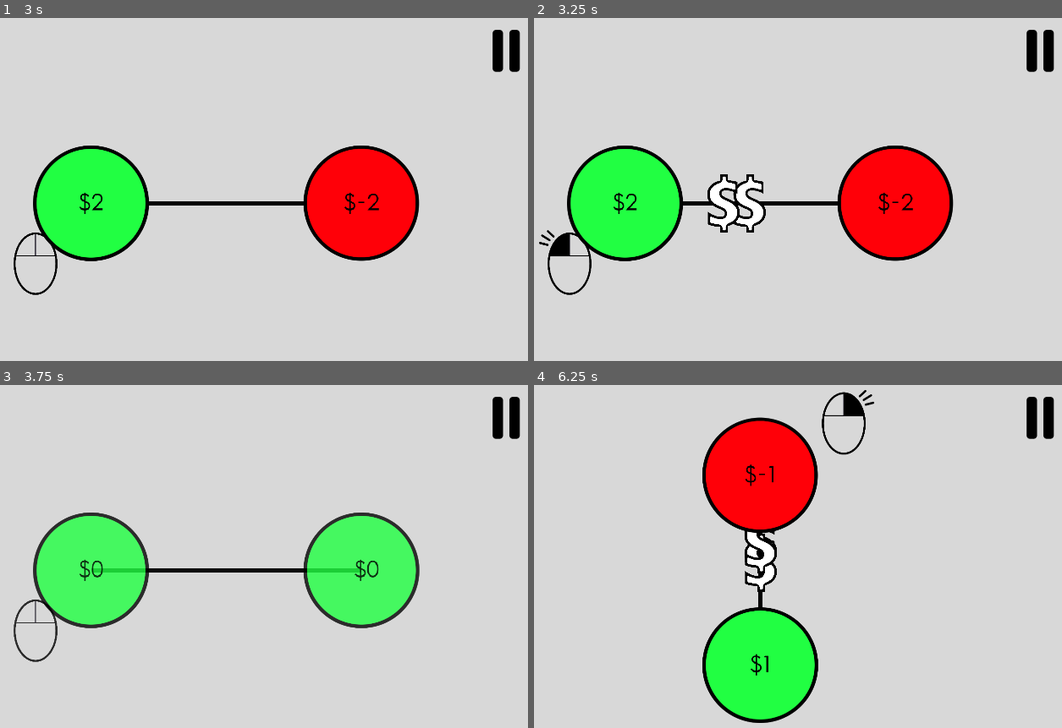
Above: before the commit, frames 1-4 (two rows, left to right).
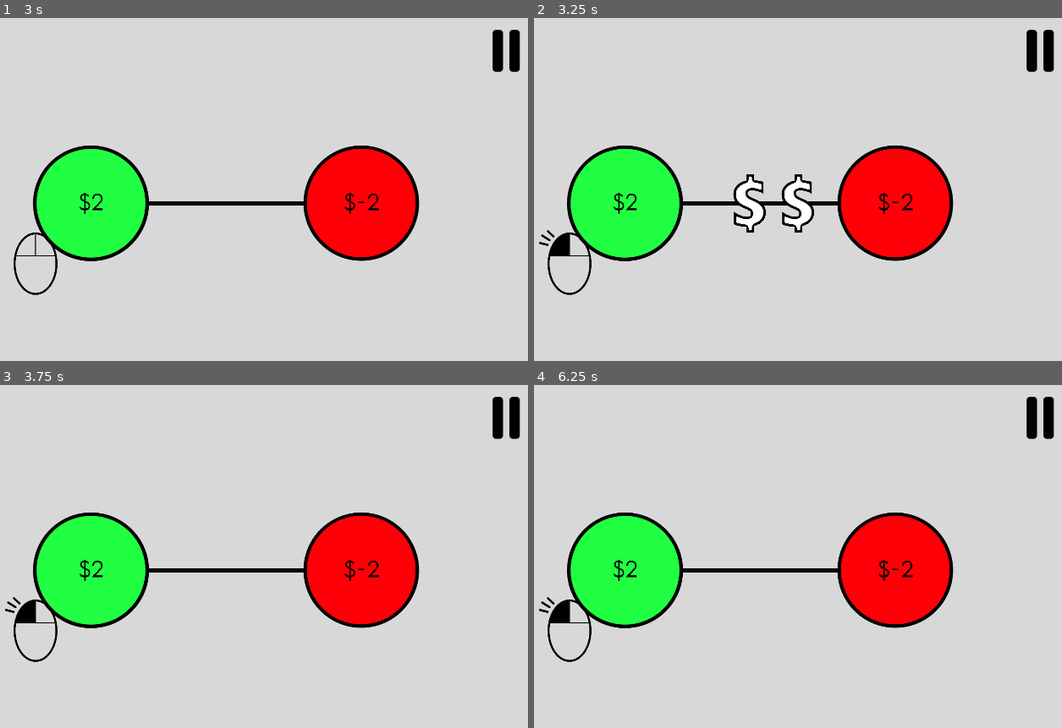
Above: after the commit, the same moments.

Repository: Inglo-Games/dollar-shuffle
Game: Godot game, scene res://scenes/tutorial.tscn
Two runs of this game, one before a commit and one after it. Both use one fixed random seed, a clock stepped at 60 frames per second and the inputs below. This scene is started directly instead of the project's main scene.
Inputs (mouse positions are in pixels of both pictures, inside the frame that each line leads up to):
- Up to frame 1 (3 s): tap Enter at 0.5 s; move the mouse to (89, 203) at 0.52 s; press the mouse at (89, 203) at 0.53 s; release the mouse at (89, 203) at 1.25 s; click (506, 48) at 1.25 s; click "RESUME" at 2 s; move the mouse to (359, 203) at 2.77 s; right-click (359, 203) at 2.85 s; click (359, 203) at 2.92 s
- Up to frame 2 (3.25 s): no input
- Up to frame 3 (3.75 s): move the mouse to (21, 511) at 3.52 s; press the mouse at (21, 511) at 3.53 s
- Up to frame 4 (6.25 s): move the mouse to (792, 570) at 4.27 s; release the mouse at (792, 570) at 4.28 s; right-click (792, 570) at 4.35 s; click (792, 570) at 4.42 s; move the mouse to (761, 474) at 5.02 s; press the mouse at (761, 474) at 5.03 s; tap Space at 5.75 s; move the mouse to (761, 666) at 5.77 s; release the mouse at (761, 666) at 5.78 s; right-click (761, 666) at 5.85 s; click (761, 666) at 5.92 s

Frame 1 is identical in both runs. In frame 2, 1.2% of the frame differs, in the area x 32-54%, y 45-63%; in frame 3, 12%; in frame 4, 25%, in the area x 0-80%, y 1-99%.

Commit message:
Adding code to clear press timer in node process func

Diff:
--- a/scripts/graph_node.gd
+++ b/scripts/graph_node.gd
@@ -72,6 +72,8 @@
 	# Check if node is being long pressed and add to time var
 	if Input.is_action_pressed("leftclick_action"):
 		press_time += delta
+	else:
+		press_time = 0
 
 # Handle inputs
 func handle_node_click(event):
